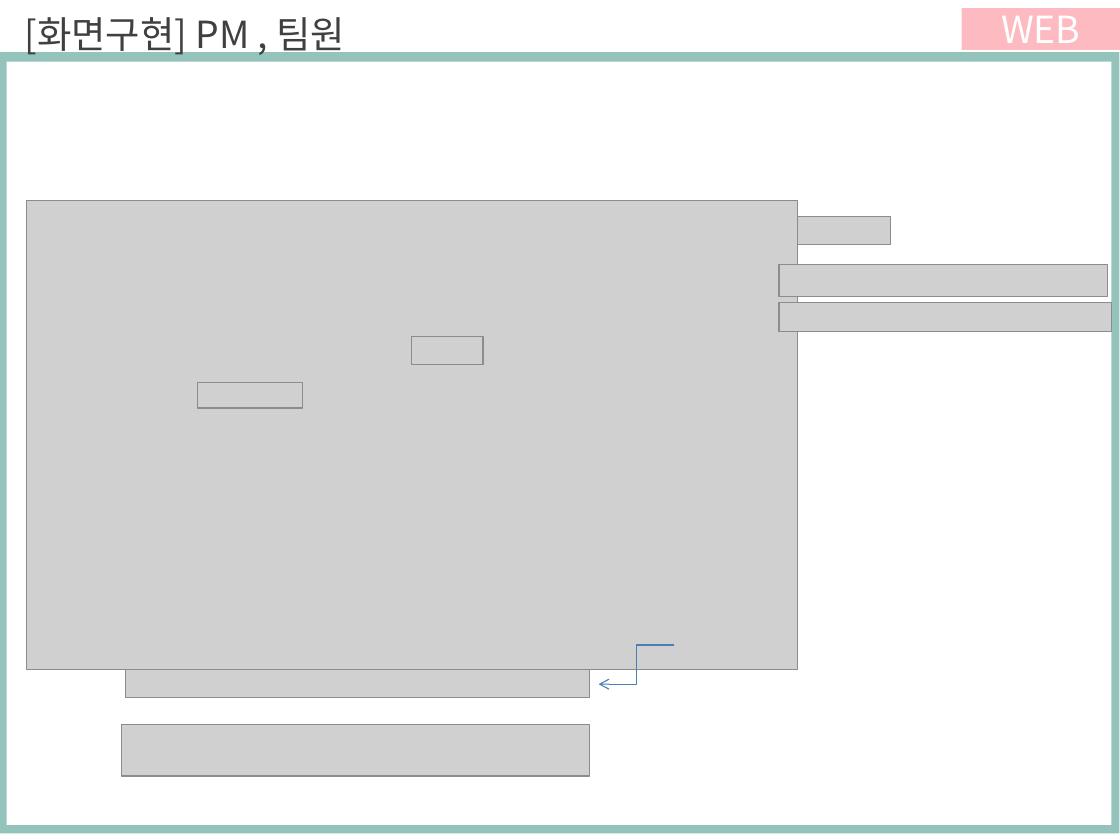
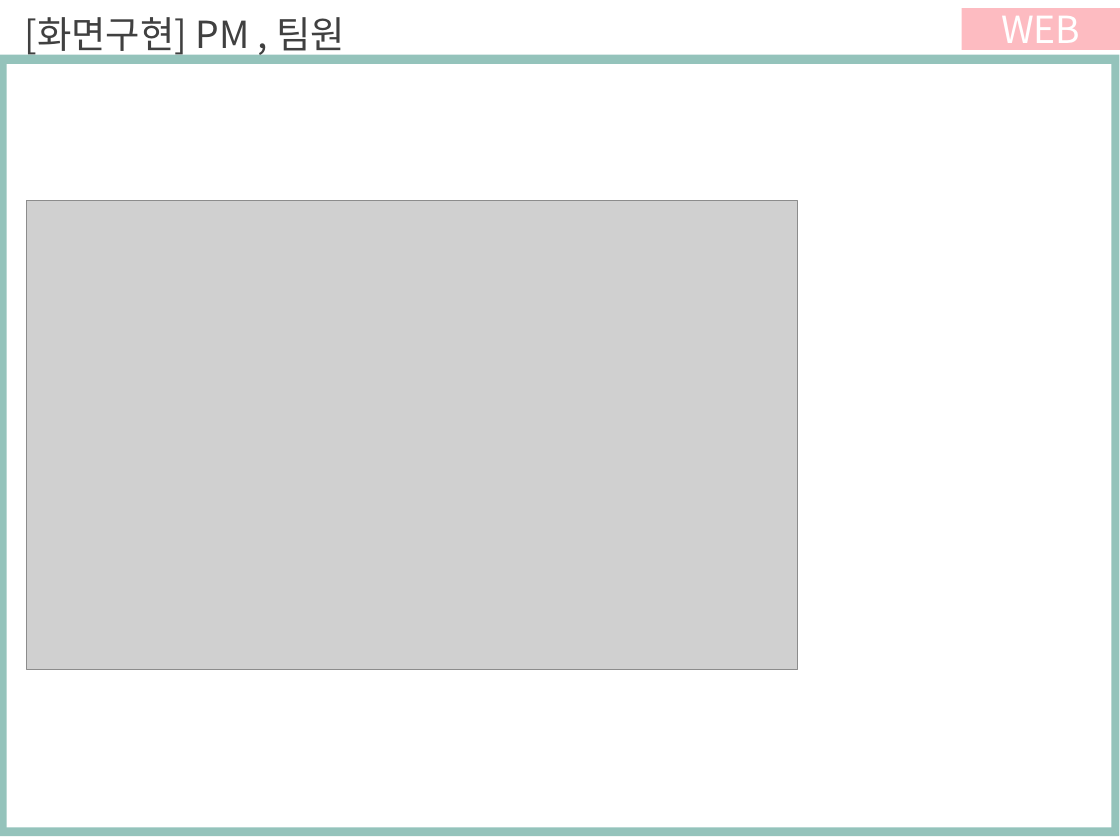
Before and after one commit to ezenteam03/project06, a slide deck: slide 3 of WebContent/lyh/0515 이연학.pptx. Drawn at 1120x840 pixels with LibreOffice and Linux fonts; fonts in the diff are those of the drawing; grey boxes stand for pictures. Boxes give left, top, right and bottom in pixels: in the first picture for what was removed or moved away, otherwise in the second. Text is boxed around its words. In the diff, an @@ line names an element or a change of style, - is before the commit and + after.

Commit message:
Revert "Update 0515 이연학.pptx"
This reverts commit 02f5b73bb89796ab6b58229aa681e736b50ca021.

```diff
--- a/WebContent/lyh/0515 이연학.pptx
+++ b/WebContent/lyh/0515 이연학.pptx
@@ rectangle: place and size @@
-rectangle at (0, 52, 1120, 833)
+rectangle at (0, 55, 1120, 837)
@@ picture removed at (797, 216, 890, 244) @@
@@ picture removed at (778, 265, 1108, 297) @@
@@ picture removed at (778, 302, 1111, 332) @@
@@ picture removed at (412, 336, 484, 364) @@
@@ picture removed at (197, 382, 302, 408) @@
@@ elbow arrow removed from (674, 645) to (598, 684) @@
@@ picture removed at (125, 670, 590, 698) @@
@@ picture removed at (122, 725, 590, 776) @@
```
